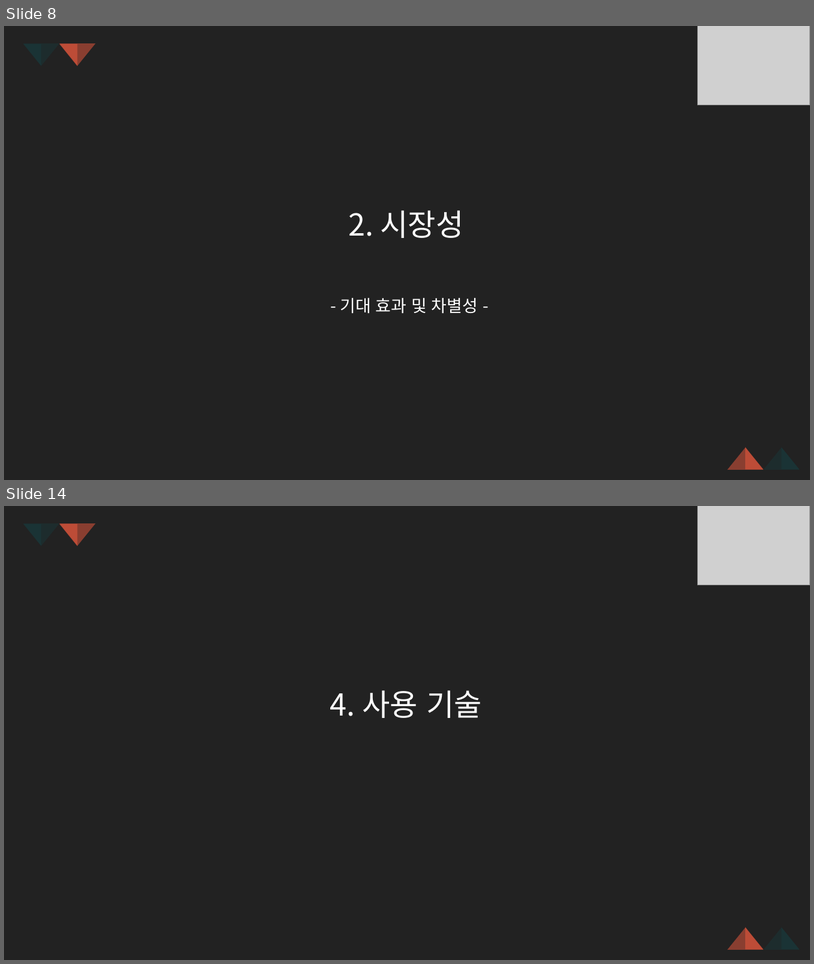
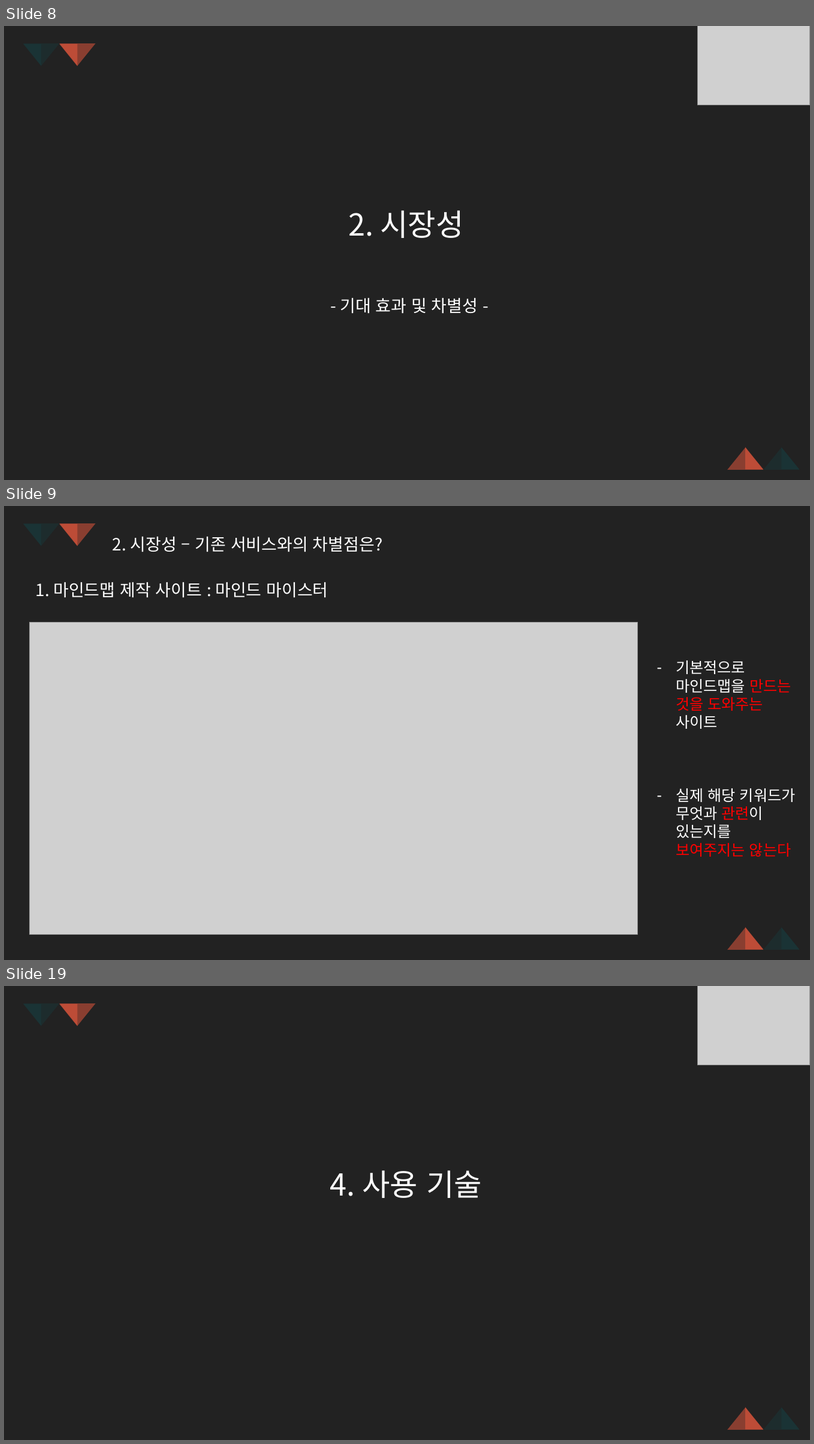
Before and after one commit to Q3333/Ask_and_Wiki, a slide deck: PPT 디자인/191121_새템플릿.pptx. Shown one above the other, each under a label of ours: slides 8 and 14 before the commit, slides 8, 9 and 19 after it; the slides between them are not shown. The pictures are 814x964 and 814x1444 pixels, drawn with LibreOffice and Linux fonts; fonts in the diff are those of the drawing; grey boxes stand for pictures; background and template pictures are left out. Boxes give left, top, right and bottom in pixels: in the first picture for what was removed or moved away, otherwise in the second. Text is boxed around its words. In the diff, an @@ line names an element or a change of style, - is before the commit and + after.

```diff
--- a/PPT 디자인/191121_새템플릿.pptx
+++ b/PPT 디자인/191121_새템플릿.pptx
@@ slide 9 added at (4, 506, 810, 960), background #222222; not listed: 8 template elements that a slide beside it also shows @@
@@ text added at (113, 537, 383, 552), 20 pt, text #FFFFFF @@
+2. 시장성 – 기존 서비스와의 차별점은?
@@ text added at (36, 582, 329, 598), 20 pt, text #FFFFFF @@
+1. 마인드맵 제작 사이트 : 마인드 마이스터
@@ picture added at (29, 622, 638, 934) @@
@@ text added at (676, 660, 792, 729), 18 pt, text #FFFFFF @@
+– 기본적으로 마인드맵을 만드는 것을 도와주는 사이트
@@ text added at (676, 788, 796, 856), 18 pt, text #FFFFFF @@
+– 실제 해당 키워드가 무엇과 관련이 있는지를 보여주지는 않는다
@@ what was slide 14 is now slide 19 @@
```
Also in this commit, not shown: 11 slides changed, 4 other slides added, 6 other files.
